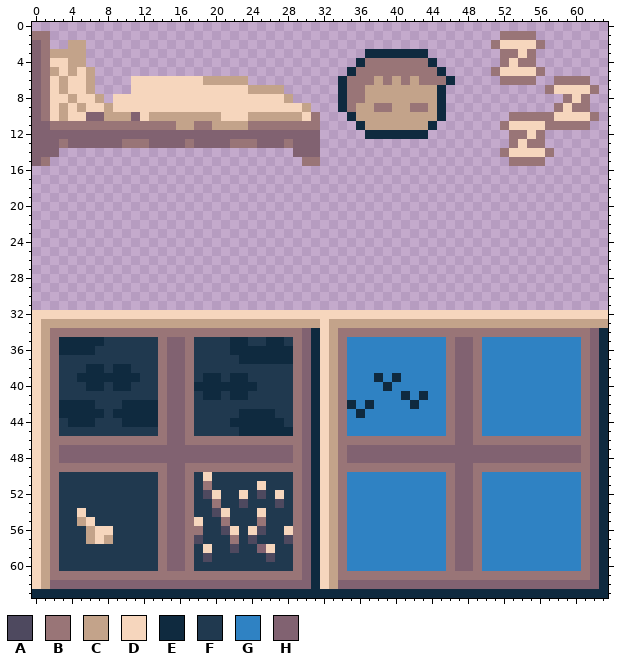
Edited in one commit: pixel-art sprite (assets/tilesets/entities_house.png). Above, as it was before the edit.
The file is 64x64 pixels.
Palette (. is transparent): A #4e495f  B #997577  C #c3a38a  D #f6d6bd  E #0f2a3f  F #20394f  G #2f82c3  H #816271
Pixels before (only the part around the change), first column x 0:
28 ................................................................
29 ................................................................
30 ................................................................
31 ................................................................
32 DDDDDDDDDDDDDDDDDDDDDDDDDDDDDDDDDDDDDDDDDDDDDDDDDDDDDDDDDDDDDDDD
33 DCCCCCCCCCCCCCCCCCCCCCCCCCCCCCCCDCCCCCCCCCCCCCCCCCCCCCCCCCCCCCCC
34 DCBBBBBBBBBBBBBBBBBBBBBBBBBBBBHEDCBBBBBBBBBBBBBBBBBBBBBBBBBBBBHE
35 DCBEEEEEFFFFFFBHHBFFFFEEFFEEFBHEDCBGGGGGGGGGGGBHHBGGGGGGGGGGGBHE
36 DCBEEEEFFFFFFFBHHBFFFFEEEEEEEBHEDCBGGGGGGGGGGGBHHBGGGGGGGGGGGBHE
37 DCBFFFFFFFFFFFBHHBFFFFFEEEEEEBHEDCBGGGGGGGGGGGBHHBGGGGGGGGGGGBHE
38 DCBFFFEEFEEFFFBHHBFFFFFFFFFFFBHEDCBGGGGGGGGGGGBHHBGGGGGGGGGGGBHE
39 DCBFFEEEEEEEFFBHHBFEEFEEFFFFFBHEDCBGGGEGEGGGGGBHHBGGGGGGGGGGGBHE
40 DCBFFFEEFEEFFFBHHBEEEEEEEFFFFBHEDCBGGGGEGGGGGGBHHBGGGGGGGGGGGBHE
41 DCBFFFFFFFFFFFBHHBFEEFEEFFFFFBHEDCBGGGGGGEGEGGBHHBGGGGGGGGGGGBHE
42 DCBEEEEFFFEEEEBHHBFFFFFFFFFFFBHEDCBEGEGGGGEGGGBHHBGGGGGGGGGGGBHE
43 DCBEEEEEFEEEEEBHHBFFFFFEEEEFFBHEDCBGEGGGGGGGGGBHHBGGGGGGGGGGGBHE
44 DCBFEEEFFFEEEEBHHBFFFFEEEEEEFBHEDCBGGGGGGGGGGGBHHBGGGGGGGGGGGBHE
45 DCBFFFFFFFFFFFBHHBFFFFFEEEEEEBHEDCBGGGGGGGGGGGBHHBGGGGGGGGGGGBHE
46 DCBBBBBBBBBBBBBHHBBBBBBBBBBBBBHEDCBBBBBBBBBBBBBHHBBBBBBBBBBBBBHE
47 DCBHHHHHHHHHHHHHHHHHHHHHHHHHHBHEDCBHHHHHHHHHHHHHHHHHHHHHHHHHHBHE
48 DCBHHHHHHHHHHHHHHHHHHHHHHHHHHBHEDCBHHHHHHHHHHHHHHHHHHHHHHHHHHBHE
49 DCBBBBBBBBBBBBBHHBBBBBBBBBBBBBHEDCBBBBBBBBBBBBBHHBBBBBBBBBBBBBHE
50 DCBFFFFFFFFFFFBHHBFDFFFFFFFFFBHEDCBGGGGGGGGGGGBHHBGGGGGGGGGGGBHE
51 DCBFFFFFFFFFFFBHHBFBFFFFFDFFFBHEDCBGGGGGGGGGGGBHHBGGGGGGGGGGGBHE
52 DCBFFFFFFFFFFFBHHBFADFFDFAFDFBHEDCBGGGGGGGGGGGBHHBGGGGGGGGGGGBHE
53 DCBFFFFFFFFFFFBHHBFFBFFAFFFAFBHEDCBGGGGGGGGGGGBHHBGGGGGGGGGGGBHE
54 DCBFFDFFFFFFFFBHHBFFADFFFDFFFBHEDCBGGGGGGGGGGGBHHBGGGGGGGGGGGBHE
55 DCBFFCDFFFFFFFBHHBDFFBFFFBFFFBHEDCBGGGGGGGGGGGBHHBGGGGGGGGGGGBHE
56 DCBFFFCDDFFFFFBHHBBFFADFDAFFDBHEDCBGGGGGGGGGGGBHHBGGGGGGGGGGGBHE
57 DCBFFFCDCFFFFFBHHBAFFFBFAFFFABHEDCBGGGGGGGGGGGBHHBGGGGGGGGGGGBHE
58 DCBFFFFFFFFFFFBHHBFDFFAFFHDFFBHEDCBGGGGGGGGGGGBHHBGGGGGGGGGGGBHE
59 DCBFFFFFFFFFFFBHHBFAFFFFFFAFFBHEDCBGGGGGGGGGGGBHHBGGGGGGGGGGGBHE
60 DCBFFFFFFFFFFFBHHBFFFFFFFFFFFBHEDCBGGGGGGGGGGGBHHBGGGGGGGGGGGBHE
61 DCBBBBBBBBBBBBBBBBBBBBBBBBBBBBHEDCBBBBBBBBBBBBBBBBBBBBBBBBBBBBHE
62 DCHHHHHHHHHHHHHHHHHHHHHHHHHHHHHEDCHHHHHHHHHHHHHHHHHHHHHHHHHHHHHE
63 EEEEEEEEEEEEEEEEEEEEEEEEEEEEEEEEEEEEEEEEEEEEEEEEEEEEEEEEEEEEEEEE
Once edited:
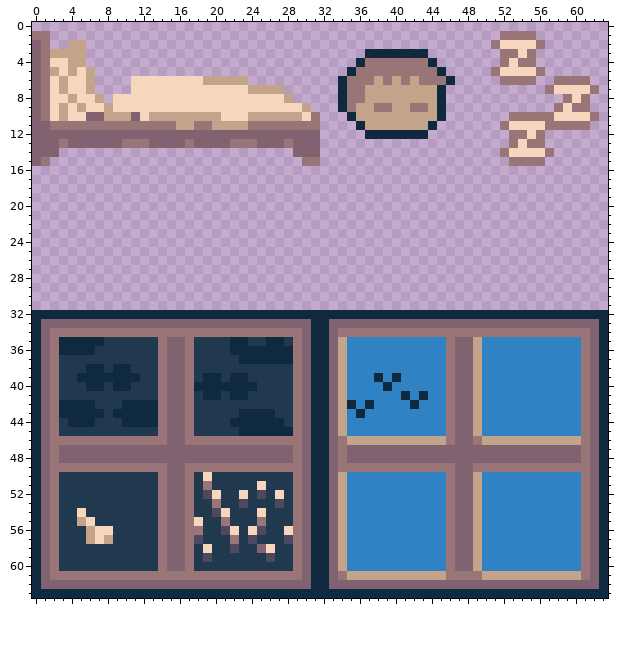
Diff:
Changed rows in their new state; - is an unchanged pixel.
first column x 0:
32 EEEEEEEEEEEEEEEEEEEEEEEEEEEEEEEEEEEEEEEEEEEEEEEEEEEEEEEEEEEEEEEE
33 EHHHHHHHHHHHHHHHHHHHHHHHHHHHHHHEEHHHHHHHHHHHHHHHHHHHHHHHHHHHHHHE
34 EH------------------------------EH------------------------------
35 EH------------------------------EHC--------------C--------------
36 EH------------------------------EHC--------------C--------------
37 EH------------------------------EHC--------------C--------------
38 EH------------------------------EHC--------------C--------------
39 EH------------------------------EHC--------------C--------------
40 EH------------------------------EHC--------------C--------------
41 EH------------------------------EHC--------------C--------------
42 EH------------------------------EHC--------------C--------------
43 EH------------------------------EHC--------------C--------------
44 EH------------------------------EHC--------------C--------------
45 EH------------------------------EHC--------------C--------------
46 EH------------------------------EH-CCCCCCCCCCC----CCCCCCCCCCC---
47 EH------------------------------EH------------------------------
48 EH------------------------------EH------------------------------
49 EH------------------------------EH------------------------------
50 EH------------------------------EHC--------------C--------------
51 EH------------------------------EHC--------------C--------------
52 EH------------------------------EHC--------------C--------------
53 EH------------------------------EHC--------------C--------------
54 EH------------------------------EHC--------------C--------------
55 EH------------------------------EHC--------------C--------------
56 EH------------------------------EHC--------------C--------------
57 EH------------------------------EHC--------------C--------------
58 EH------------------------------EHC--------------C--------------
59 EH------------------------------EHC--------------C--------------
60 EH------------------------------EHC--------------C--------------
61 EH------------------------------EH-CCCCCCCCCCC----CCCCCCCCCCC---
62 EH------------------------------EH------------------------------
